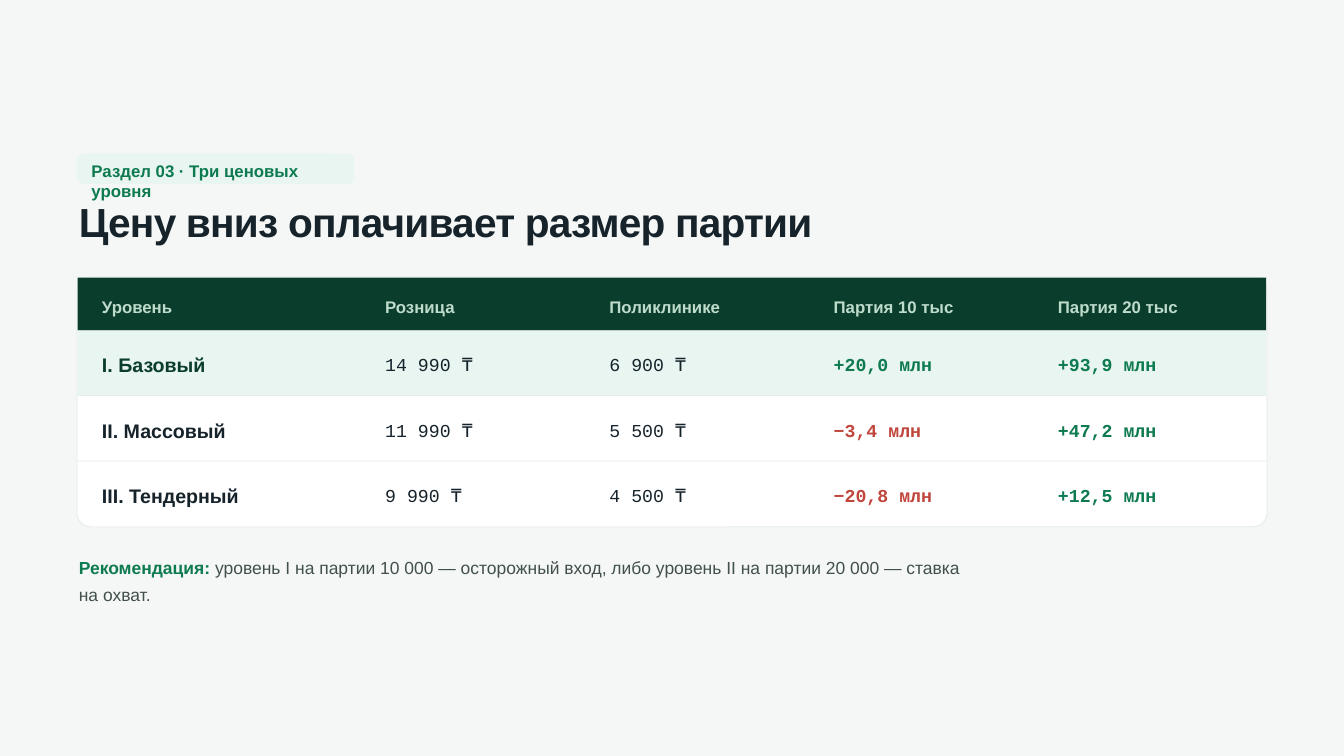
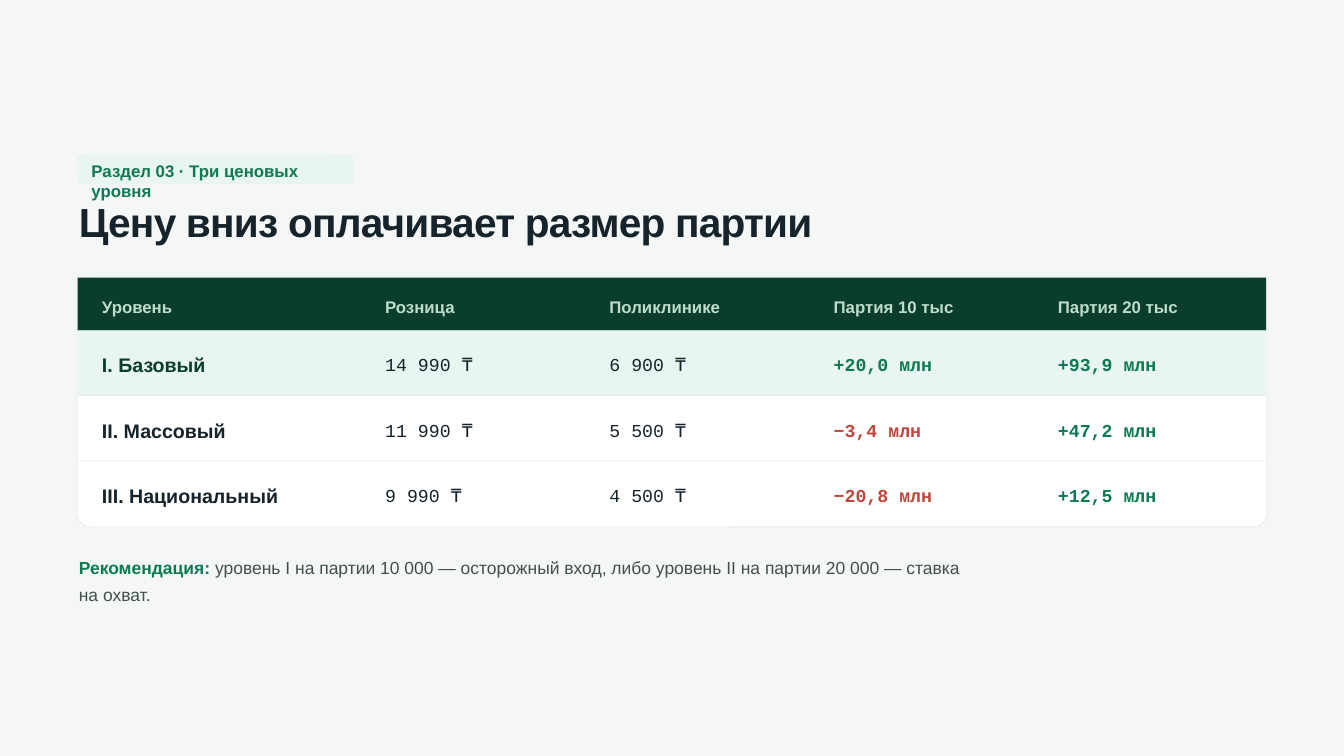
Before and after one commit to Beibute/damumed-band, a slide deck: slide 7 of files/damumed-band-prezentaciya.pptx. Drawn at 1344x756 pixels with LibreOffice and Linux fonts; fonts in the diff are those of the drawing. Boxes give left, top, right and bottom in pixels: in the first picture for what was removed or moved away, otherwise in the second. Text is boxed around its words. In the diff, an @@ line names an element or a change of style, - is before the commit and + after.

Commit message:
Уровень III — Национальный

```diff
--- a/files/damumed-band-prezentaciya.pptx
+++ b/files/damumed-band-prezentaciya.pptx
@@ text at (x1=102, y1=488, x2=278, y2=507): text changed @@
-III. Тендерный
+III. Национальный
```
Also in this commit, not shown: 2 other files.
